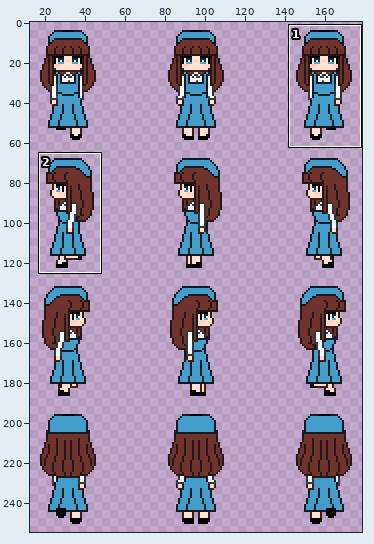
Sprite sheet -- sprites/characters/player/player.png. Above, an overview of the earlier version with the close-up marked.
Close-up. Before the commit:
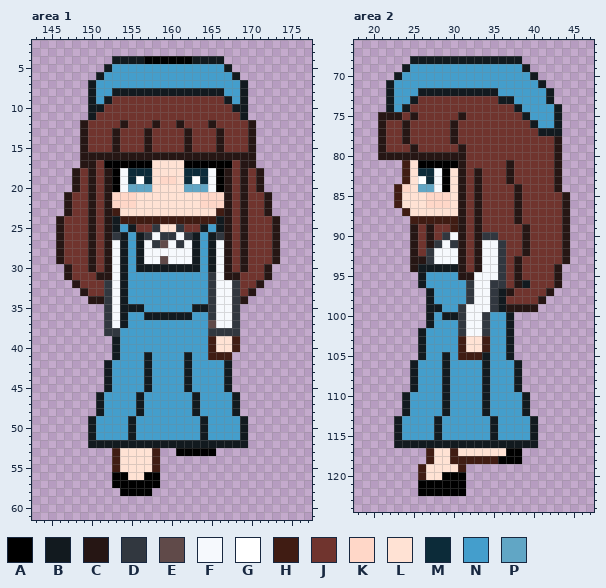
The file is 192x256 pixels. Pixels under 10% opacity are left out. Colours within 5 levels of each other are drawn and written as one. Shown: area 1: x 143..177, y 2..61; area 2: x 18..47, y 66..124. The wide view leaves out empty margins. The commit also changed other parts of the picture, which this record leaves out.
Palette (. is transparent): A #000000  B #121a1f  C #261614  D #31373f  E #604a49  F #f6f9fd  G #ffffff  H #401c13  J #70342e  K #ffd7c8  L #ffe2d4  M #0c2b39  N #449ecc  P #61a6c5
Pixels before, area 1, first column x 146:
 4 .......BBBBAAAAAABBBB.......
 5 ......BNNNNNNNNNNNNNNB......
 6 .....BNNNNNNNNNNNNNNNNB.....
 7 ....BNNNNNNNNNNNNNNNNNNB....
 8 ....BNNBBBBBBBBBBBBBBNNB....
 9 ....BNBJJJJJJJJJJJJJJBNB....
10 ....BBJJJJJJJJJJJJJJJJBB....
11 ....BJJJJJJJJJJJJJJJJJJB....
12 ...CJJJJCJJJCJJCJJJCJJJJC...
13 ...CJJJCJJJCJJJJCJJJCJJJC...
14 ...CJJJCJJJCJJJJCJJJCJJJC...
15 ...CJJJCJJJCJJJJCJJJCJJJC...
16 ...CCCCCCCCCCCCCCCCCCCCCC...
17 ...CCJAAAAAALLLLAAAAAAJCC...
18 ..CJCJCAFMMMLLLLMMMFACJCJC..
19 ..CJCJCAFMGMLKKLMGMFACJCJC..
20 ..CJCJCAFPPPLLLLPPPFACJCJC..
21 .CJJCJCKKKLLLLLLLLKKKCJCJJC.
22 .CJJCJCKKKLLLLLLLLKKKCJCJJC.
23 .CJJCJCHLLLLLLLLLLLLHCJCJJC.
24 CJJJCJCBHHHHHHHHHHHHBCJCJJJC
25 CJJJCJCBNBJJDLLDJJBNBCJCJJJC
26 CJJJCJCDBNBDFDDFDBNBDCJCJJJC
27 CJJJCJCFBNBFDEFDFBNBFCJCJJJC
28 CJJJCJCFBNBFFFFFFBNBFCJCJJJC
29 CJJJCJCFBNBFFEFFFBNBFCJCJJJC
30 .CJJCJCFBNBBBBBBBBNBFCJCJJC.
31 .CJJJCCFBNNNNNNNNNNDFCCJJJC.
32 ..CJJJDFBNNNNNNNNNNDFFDJJC..
33 ...CJJDFBNNNNNNNNNNDFFDJC...
34 ....CCDFBNNNNNNNNNNDFFDC....
35 ......DFBBBNNNNNNBBDFFD.....
36 ......DFBNNBBBBBBNNDFFD.....
37 ......DFBNNNNNNNNNNEFFD.....
38 ......DDNNNNNNNNNNNDDDD.....
39 .......BNNNNNNNNNNNHLLH.....
40 .......BNNNNNNNNNNNHLLH.....
41 .......BNNNBNNNNBNNHHH......
42 ......BNNNNBNNNNBNNNNB......
43 ......BNNNNBNNNNBNNNNB......
44 ......BNNNNBNNNNBNNNNB......
45 ......BNNNNBNNNNBNNNNB......
46 .....BNNNNBNNNNNNBNNNNB.....
47 .....BNNNNBNNNNNNBNNNNB.....
48 .....BNNNNBNNNNNNBNNNNB.....
49 ....BNNNNBNNNNNNNNBNNNNB....
50 ....BNNNNBNNNNNNNNBNNNNB....
51 ....BNNNNBNNNNNNNNBNNNNB....
52 ....BBBBBBBBBBBBBBBBBBBB....
53 .......HLLLLH..AAAAA........
54 .......HLLLLH...............
55 .......HLLLLH...............
56 .......AALLAA...............
57 .......AAAAAA...............
58 ........AAAA................
Pixels before, area 2, first column x 21:
 68 ....BBBBBBBBBBBBBB......
 69 ...BNNNNNNNNNNNNNNB.....
 70 ..BNNNNNNNNNNNNNNNNB....
 71 .BNNNNNNNNNNNNNNNNNNB...
 72 .BNNNBBBBBBBBBBNNNNNNB..
 73 .BNNBJJJJJJJJJJBBNNNNB..
 74 .BNBJJJJJJJJJJJJJBNNNNB.
 75 CCCJCJJJJJCJJJJJJJBNNNB.
 76 CJJCJJJJJCJJJJJJJJJBNNB.
 77 CJJCJJJJJCJJJJJJJJJJBBB.
 78 CJJCJJJJJCJJJJJJJJJJJJC.
 79 CJJJCJJJJJCJJJJJJJJJJJC.
 80 CCCCCCCCCCCJJJJJJJJJJJC.
 81 ...HLAAAAACJJJJJCJJJJJC.
 82 ...HLMMFALCJCJJJCJJJJJC.
 83 ...HLGMFALCJCJJJCJJJJJC.
 84 ..HKLPPFALCJCJJJJCJJJJC.
 85 ..HLLLKKKLCJCJJJJCJJJJJC
 86 ..HLLLKKKLCJCJJJJCJJJJJC
 87 ...HLLLLLLCJCJJJJCJJJJJC
 88 ....HHHHHHCJCJJJJCJJJJJC
 89 ....CJCJJHCJCJJJJJCJJJJC
 90 ....CJCJDFCJCDDJJJCJJJJC
 91 ....CJCDFDCJCFFDJJCJJJJC
 92 ....CJDFFFCJCFFDJJCJJJJC
 93 ....CCDFFFCJCFFDJCJJJJJC
 94 ....CBBBBBCJCFFDJCJJJJC.
 95 .....BNNNNCCFFFDJCJJJJC.
 96 .....BNNNNNDFFDDJCBJJJC.
 97 ......BNNNNDFFDBCJJJJC..
 98 ......BNNNNDFFDBJJJJC...
 99 ......BBNNDFFFDBCCCC....
100 ......BNBBDFFDNNB.......
101 ......BNNNDFFDNNB.......
102 .....BNNNNDFFDNNB.......
103 .....BNNNNHLLHNNB.......
104 .....BNNNNHLLHNNB.......
105 .....BNNBNHHHBNNB.......
106 ....BNNNBNNNNBNNNB......
107 ....BNNNBNNNNBNNNB......
108 ....BNNNBNNNNBNNNB......
109 ....BNNNBNNNNBNNNB......
110 ...BNNNNBNNNNBNNNNB.....
111 ...BNNNNBNNNNBNNNNB.....
112 ...BNNNNBNNNNBNNNNB.....
113 ..BNNNNBNNNNNNBNNNNB....
114 ..BNNNNBNNNNNNBNNNNB....
115 ..BNNNNBNNNNNNBNNNNB....
116 ..BBBBBBBBBBBBBBBBBB....
117 ......HLLHLLLLLLAA......
118 ......HLLHHHHHHAAA......
119 .....HLLLLH.............
120 .....HLLAAA.............
121 .....AAAAAA.............
122 .....AAAAAA.............
After the commit:
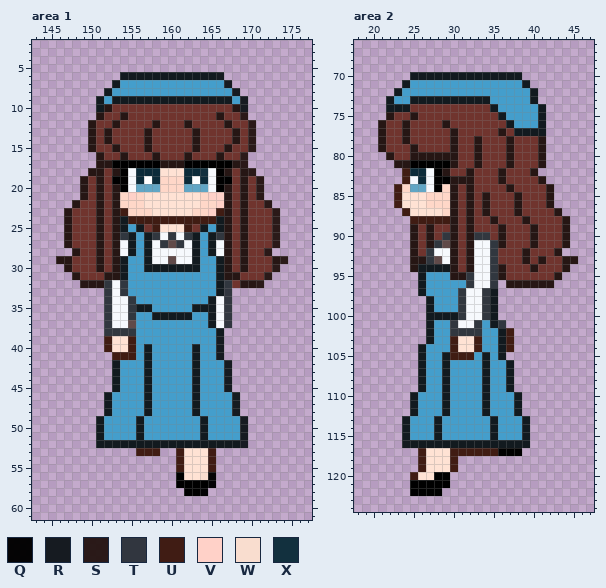
Colours new in this view: Q #000000f9  R #11171cf8  S #251513f7  T #2d333bf8  U #3d1910f9  V #ffd1c8  W #f9ddcf  X #12303e
Change:
Changed rows in their new state; - is an unchanged pixel.
Area 1:
first column x 146:
 4 -------..............--------
 5 ------................-------
 6 -----...BBBBBBBBBBBBR..------
 7 ----...B-------------R..-----
 8 ----..BNNNNNNNNNNNNNN-R.-----
 9 ----.BNBBBBBBBBBBBBBB--R-----
10 ----.-C---------------CR-----
11 ----.C--C-----------C--S-----
12 ---.C--CJ------JC--J-C--S----
13 ---.C-CJ--------JC--J-C-S----
14 ---.C-CJ--------JC--J-C-S----
15 ---.C-----------JC--JC--S----
16 ---..-JJ-JJJ-JJJ-JJJ-JJS.----
17 ---..CC-----ACCC------CS.----
18 --..-CJCAF--M-----X-----S.---
19 --.CJCJ-AFMGM--K-----A---S---
20 --.CJCJCAF--PKKK---------S---
21 -..CJCJC-VK--------VV----S.--
22 -.C-JCJC--K---------V-----S--
23 ----JCJCHKKK-----KKV------JS-
24 .C--JCJCB------------------S-
25 .C--JCJCBNB-H--LH----------S-
26 .C--JCJCDBNBDF-------------S-
27 .C--JCJCFBNBFDE------------S-
28 ..C-JCJCFBNB--------------S.-
29 -C--JCJC--NB-FE----NB-------S
30 ----JCJC--N--------NB-----JS-
31 -.C--J-C-----------NB-----S--
32 --.CCC--D----------NBDJCCS---
33 ---...--D----------NBT...----
34 ----..--FD---------B-T..-----
35 --------FD-B-------B-T.------
36 --------FD-N-------B-T.------
37 --------FE---------B-T.------
38 --------DD---------NB..------
39 ------HLLH---------NR..------
40 ------HLLH-B-----B-NR..------
41 -------HHH------NB-NR.-------
42 ------.B--------NB---R-------
43 ------.B--------NB---R-------
44 ------.B--------NB---R-------
45 ------.B--------NB---R-------
46 -----.B---NB----------R------
47 -----.B---NB----------R------
48 -----.B---NB----------R------
49 ----.B---NB------------R-----
50 ----.B---NB------------R-----
51 ----.B---NB------------R-----
52 ----.------------------R-----
53 -------...HH---HLLLU---------
54 -------......--HLLLU---------
55 -------......--HLLLU---------
56 -------......--ALLWQ---------
57 -------......--AAAAQ---------
58 --------....----AAQ----------
Area 2:
first column x 21:
 68 ----..............-------
 69 ---................------
 70 --..BBBBBBBBBBBBBB..-----
 71 -..B--------------B..----
 72 -.B--NNNNNNNNNN----B..---
 73 -----BBBBBBBBBNNN--B..---
 74 --B-----------BNNN--B..--
 75 .-J-------J----BNNN-B..--
 76 --------CJ------BNNNB..--
 77 ---------------C-BBB-..--
 78 ------------C---C---C..--
 79 ---------CJ-C---C---C..--
 80 .-JJ------J-C---C---C..--
 81 --CCA----CJ-C-------C..--
 82 ----M-FACJJCJ--CJ--C...--
 83 ----FMFA-C-CJ--CJ---C..--
 84 ----P-FAKCJCJ---CJ---C.--
 85 ---------CJCJC-------C..-
 86 ---------CJCJC-------C..-
 87 --------KCJCJC--------C.-
 88 ---------CJCJ-C--JC------
 89 ---------CJCJ--C--JC-----
 90 ---------CJCD-JC--JC-----
 91 --------ECJCF-DC--JC-----
 92 ---------CJCF-DJ------C.-
 93 -------E-CJCF-DJ-JC-C---C
 94 ---------CJCF-DC-J-C--JC-
 95 ---------C-D--DC-J-------
 96 ---------------.C-CCCC.--
 97 -----BN---DF-DB.......---
 98 ----------DF-DB......----
 99 -------N-----DB.....-----
100 -------B------B..--------
101 ---------DF-DNBD.--------
102 -----.B--D-DDN-BH--------
103 -----.B--HL-HN-BH--------
104 ---------HL-HN-BH--------
105 ---------H--N--B.--------
106 ----.B----------B.-------
107 ----.B----------B.-------
108 ----.B----------B.-------
109 ----.B----------B.-------
110 ---.B------------B.------
111 ---.B------------B.------
112 ---.B------------B.------
113 --.B--------------B.-----
114 --.B--------------B.-----
115 --.B--------------B.-----
116 --.----------------.-----
117 -----HL---HHHHHA---------
118 -----HL---........-------
119 ---------H.--------------
120 ----HL-A-..--------------
121 ----A----..--------------
122 ----A---...--------------
Boxes around the changes in both close-ups, in picture pixels (x1, y1, x2, y2):
changed: (56, 56, 288, 496)
changed: (378, 56, 578, 496)
